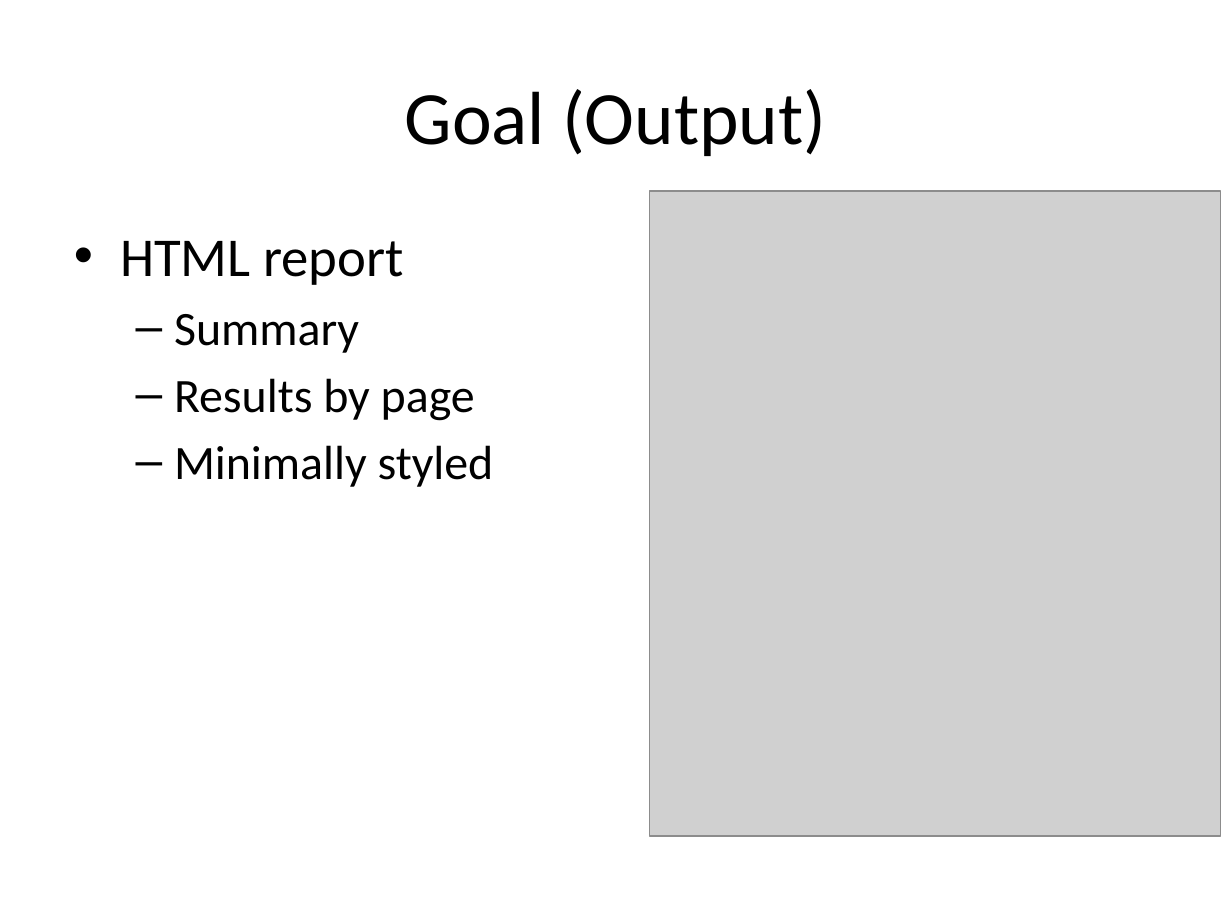
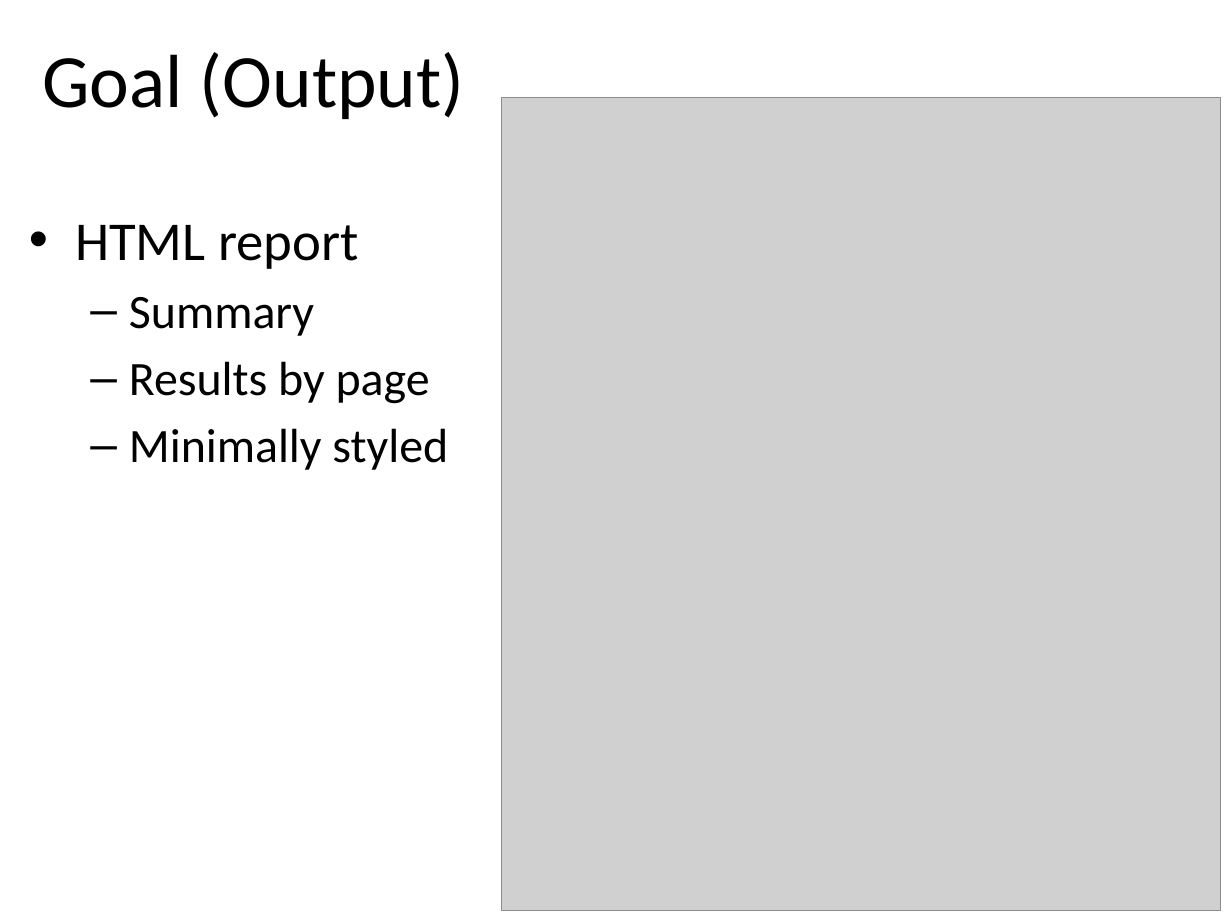
Before and after one commit to aim42/htmlSanityCheck, a slide deck: slide 5 of src/docs/presentation/HTMLSC-presentation.pptx. Drawn at 1232x924 pixels with LibreOffice and Linux fonts; fonts in the diff are those of the drawing; grey boxes stand for pictures. Boxes give left, top, right and bottom in pixels: in the first picture for what was removed or moved away, otherwise in the second. Text is boxed around its words. In the diff, an @@ line names an element or a change of style, - is before the commit and + after.

```diff
--- a/src/docs/presentation/HTMLSC-presentation.pptx
+++ b/src/docs/presentation/HTMLSC-presentation.pptx
@@ title "Goal (Output)": place and size @@
-title "Goal (Output)" at (405, 89, 826, 156)
+title "Goal (Output)" at (42, 52, 464, 119)
@@ picture: place and size @@
-picture at (649, 191, 1220, 837)
+picture at (501, 97, 1220, 910)
@@ text "HTML report": place and size @@
-text "HTML report" at (120, 241, 494, 487)
+text "HTML report" at (75, 225, 448, 470)
```
Also in this commit, not shown: 1 other slide changed, 1 slide added.
